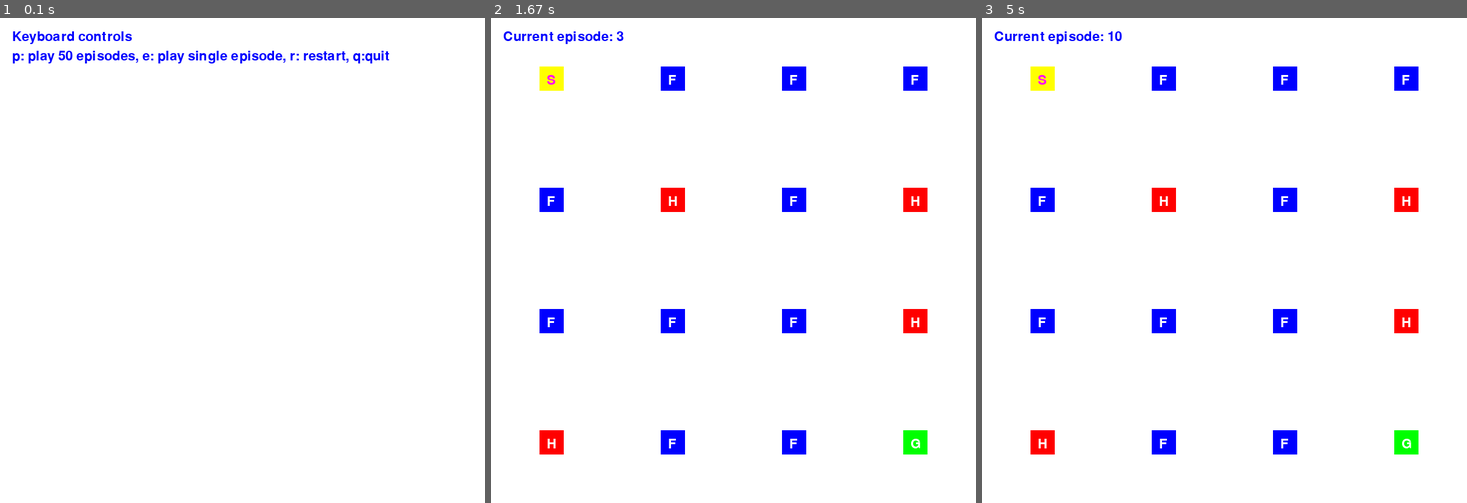
Above: before the commit, frames 1-3 (left to right).
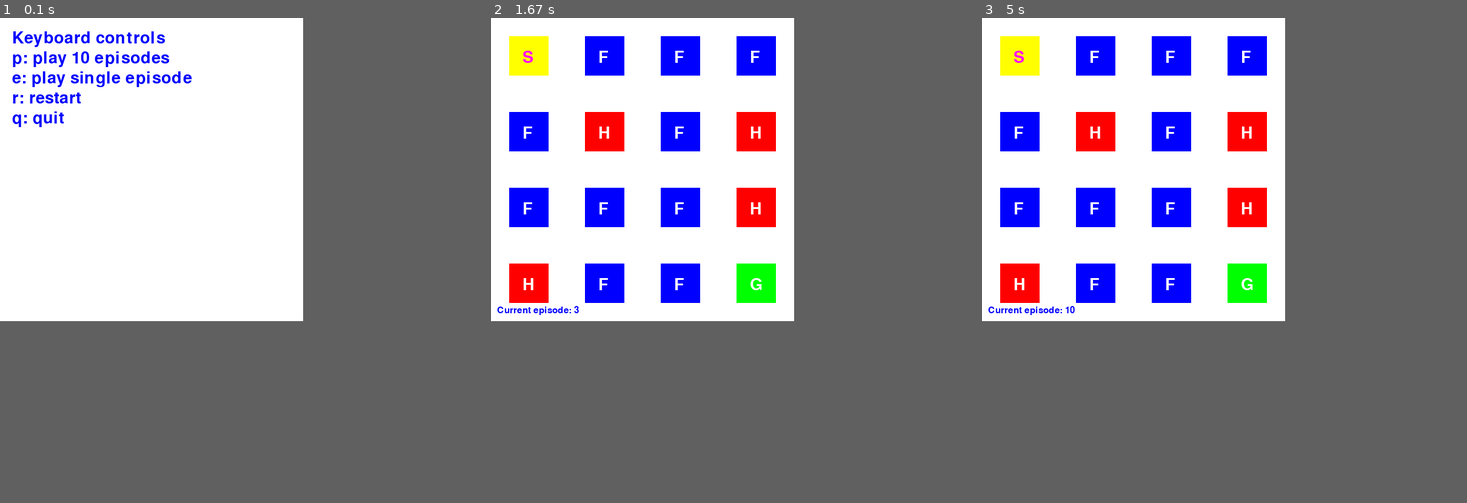
Above: after the commit, the same moments.

Repository: jmiszczak/pygame-tests
Game: pygame game, started from frozen-lake-demo.py
The game is run twice, just before and just after one commit, with the same random seed, the same clock (stepped at 60 frames per second) and the same inputs.
Inputs:
- Up to frame 1 (0.1 s): no input
- Up to frame 2 (1.67 s): tap E at 0.33, 0.67, 1.17 s
- Up to frame 3 (5 s): tap E at 1.67, 2.12, 2.62, 3.18, 3.68, 4.2, 4.72 s
In our replay, the window is 800x800 before the commit and 500x500 after it. These sizes can differ from the game's own. Grey fills any space a smaller window leaves; there, only what the larger window draws over its background counts as a difference.

The runs differ from the first frame. In frame 1, 2.0% of the frame differs, in the area x 2-81%, y 2-23%; in frame 2, 14%; in frame 3, 14%, in the area x 1-90%, y 2-90%.

Commit message:
Better visualization of Q values

Diff:
--- a/frozen-lake-demo.py
+++ b/frozen-lake-demo.py
@@ -20,8 +20,9 @@
 YELLOW = (255,255,0,0)
 LINE = (255,0,0)
 field_color = { 'S': YELLOW, 'G': GREEN, 'F' : BLUE, 'H' : RED }
-font_size = 32
-field_size = font_size + 8
+font_size = 40
+info_font_size = 22
+field_size = font_size + 25
 
 # grid for playing
 grid = nx.grid_2d_graph(4,4)
@@ -33,7 +34,7 @@
 rate = 1
 gamma = 0.5
 episode = 0
-batch_episodes = 50
+batch_episodes = 10
 # Q table is indexed by the edges
 Q = {}
 
@@ -83,12 +84,20 @@
 # two methods for the visualization of the current value in Q table
 # method 1: line width - problematic for small values
 def line_size(qval, Q):
-    q_vals = list(set(Q.values()))
-    q_vals.sort()
+    # q_vals = list(set(Q.values()))
+    # q_vals.sort()
+    # if qval > 0 :
+    #     return 3*q_vals.index(qval)
+    # else:
+    #     return 1
     if qval > 0 :
-        return 3*q_vals.index(qval)
-    else:
-        return 1
+        # we assume 10 possible line widths
+        q_vals = [ _/9 for _ in range(11) ]
+        # print(q_vals)
+        return 3*[q_vals.index(_) for _ in q_vals if _ > qval][0]
+    else :
+        return 0
+
 
 # method 2: alpha in the color specification
 def line_alpha(qval):
@@ -128,9 +137,9 @@
 
     # update episode information
     screen.fill((255,255,255))
-    font = pg.font.SysFont(None, font_size)
+    font = pg.font.SysFont(None, info_font_size)
     img = font.render('Current episode: ' + str(episode), True, (0,0,255))
-    screen.blit(img, (20, 20))
+    screen.blit(img, (10, 0.95*screen_size[1]))
     pg.display.update()
 
     # calculate screen coordinates
@@ -171,7 +180,7 @@
 # screen initialization
 #
 pg.init()
-screen_size = (800, 800)
+screen_size = (500, 500)
 screen = pg.display.set_mode(screen_size)
 pg.display.set_caption("Frozen Lake Demo")
 screen.fill((255,255,255))
@@ -180,10 +189,14 @@
 # welcome screen
 #
 font = pg.font.SysFont(None, font_size)
-img1 = font.render('Keyboard controls', True, BLUE)
-img2 = font.render('p: play ' + str(batch_episodes) + ' episodes, e: play single episode, r: restart, q:quit', True, BLUE)
-screen.blit(img1, (20, 20))
-screen.blit(img2, (20, 20+font_size))
+imgs = [ font.render('Keyboard controls', True, BLUE),
+        font.render('p: play ' + str(batch_episodes) + ' episodes', True, BLUE),
+        font.render('e: play single episode', True, BLUE),
+        font.render('r: restart', True, BLUE),
+        font.render('q: quit', True, BLUE)
+        ]
+for i, img in enumerate(imgs):
+    screen.blit(img, (20, 20+i*1.5*info_font_size))
 pg.display.update()
 
 #
